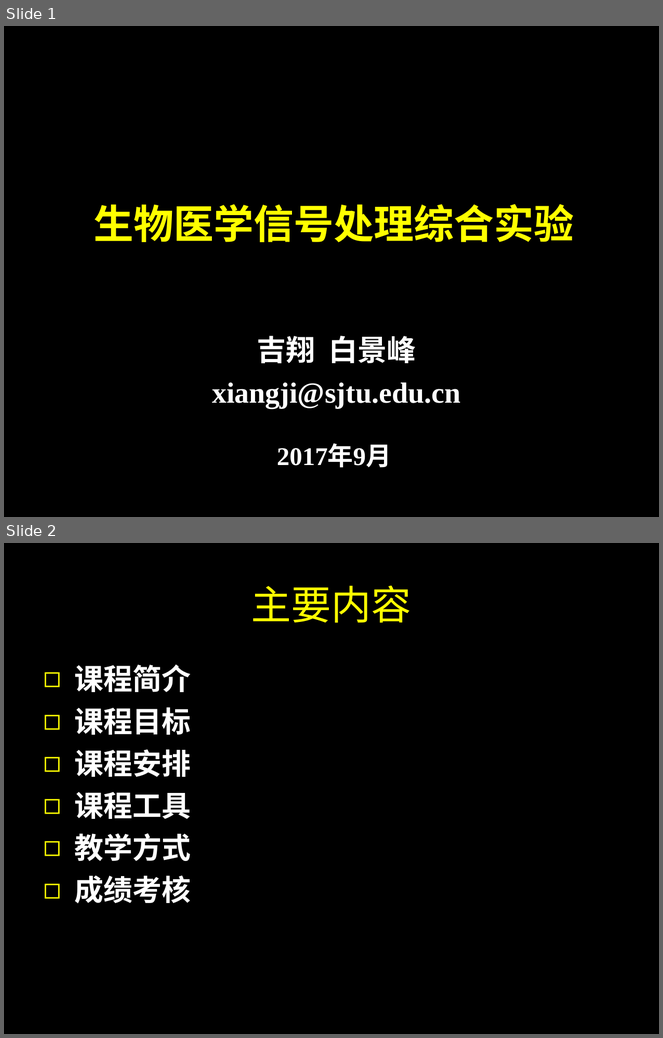
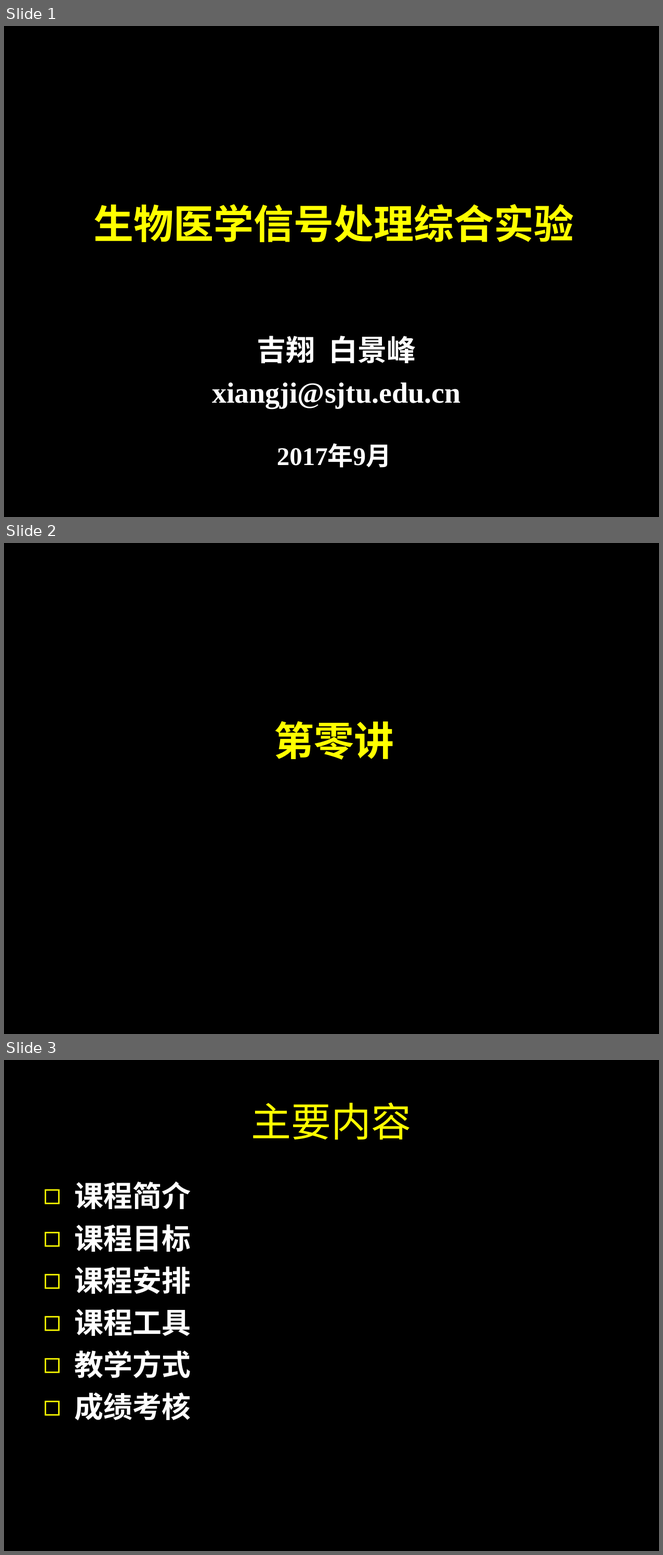
Before and after one commit to SJTUCourse/BI450, a slide deck: Lectures/2017 Fall/Lecture 0/Lecture 0.ppt. Shown one above the other, each under a label of ours: slides 1 and 2 before the commit, slides 1, 2 and 3 after it. The pictures are 663x1038 and 663x1555 pixels, drawn with LibreOffice and Linux fonts; fonts in the diff are those of the drawing. Boxes give left, top, right and bottom in pixels: in the first picture for what was removed or moved away, otherwise in the second. Text is boxed around its words. In the diff, an @@ line names an element or a change of style, - is before the commit and + after.

Commit message:
更新第零讲和第一讲
2017年秋季学期

```diff
--- a/Lectures/2017 Fall/Lecture 0/Lecture 0.ppt
+++ b/Lectures/2017 Fall/Lecture 0/Lecture 0.ppt
@@ slide 2 added at (4, 543, 659, 1034), background #000000 @@
@@ title added at (274, 721, 394, 760), 44 pt, text #FFFF00, bold @@
+第零讲
@@ what was slide 2 is now slide 3 @@
```
Also in this commit, not shown: 2 slides changed, 1 other slide added, 1 other file.
